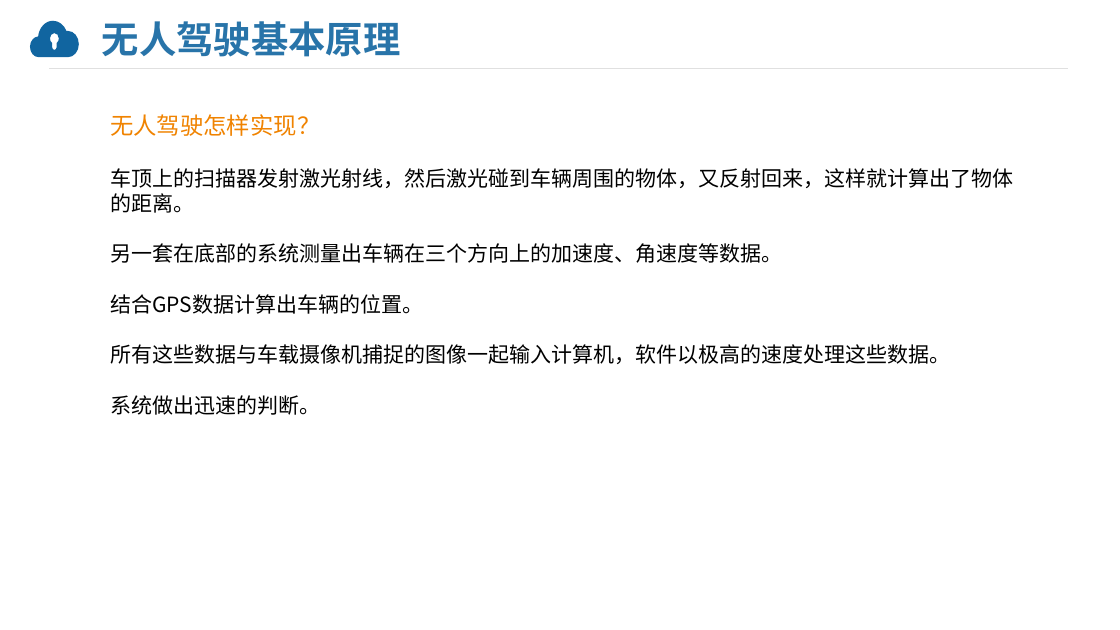
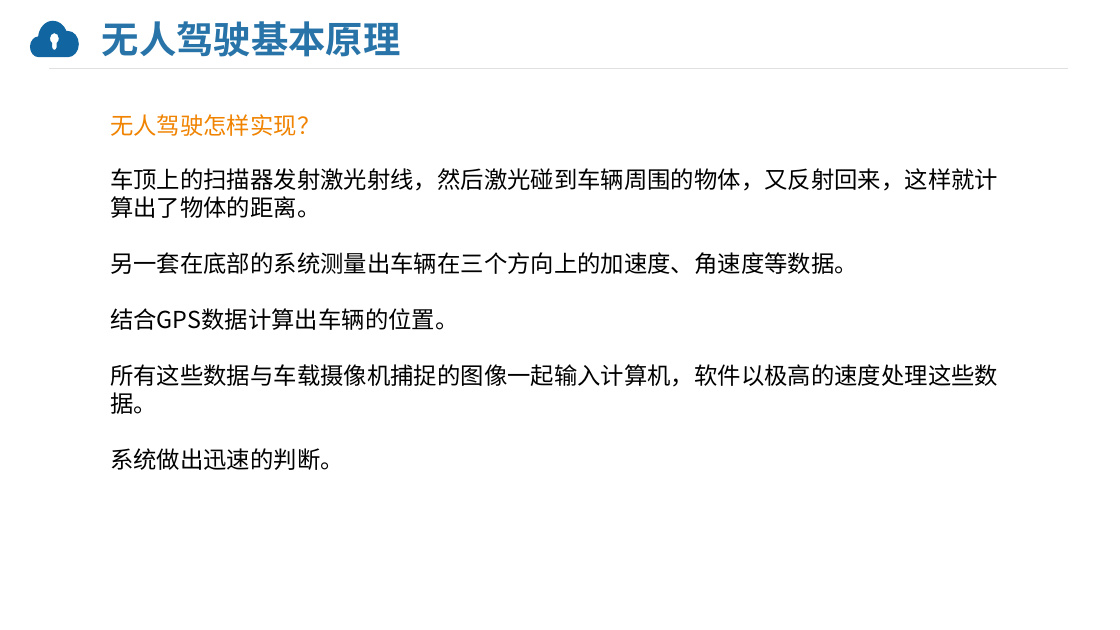
Before and after one commit to nijisakai/learn-ai, a slide deck: slide 7 of 课程/第5章 无人驾驶小车老白/第1节 环境准备：更加专业的视觉系统/第1节-教学PPT.pptx. Drawn at 1120x630 pixels with LibreOffice and Linux fonts; fonts in the diff are those of the drawing; background and template pictures are left out. Boxes give left, top, right and bottom in pixels: in the first picture for what was removed or moved away, otherwise in the second. Text is boxed around its words. In the diff, an @@ line names an element or a change of style, - is before the commit and + after.

```diff
--- a/课程/第5章 无人驾驶小车老白/第1节 环境准备：更加专业的视觉系统/第1节-教学PPT.pptx
+++ b/课程/第5章 无人驾驶小车老白/第1节 环境准备：更加专业的视觉系统/第1节-教学PPT.pptx
@@ text "车顶上的扫描器发射激光射线，然后激光碰到车辆周围的物体，又反射回来，这样就计算出了物体的距离。" at (110, 168, 998, 470): size 18 to 20 pt @@
```
Also in this commit, not shown: 2 other slides changed, 1 slide added, 6 other files.
